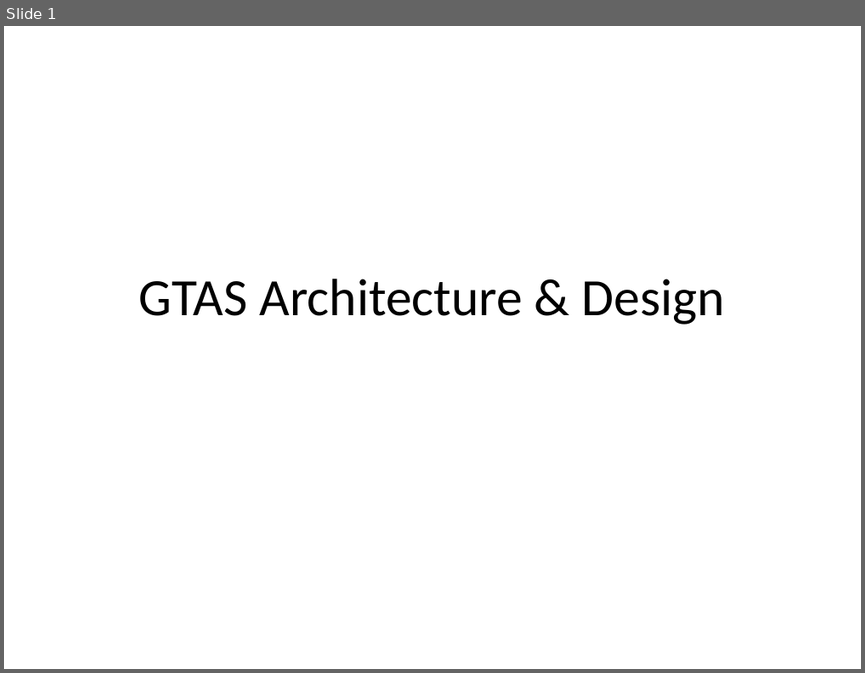
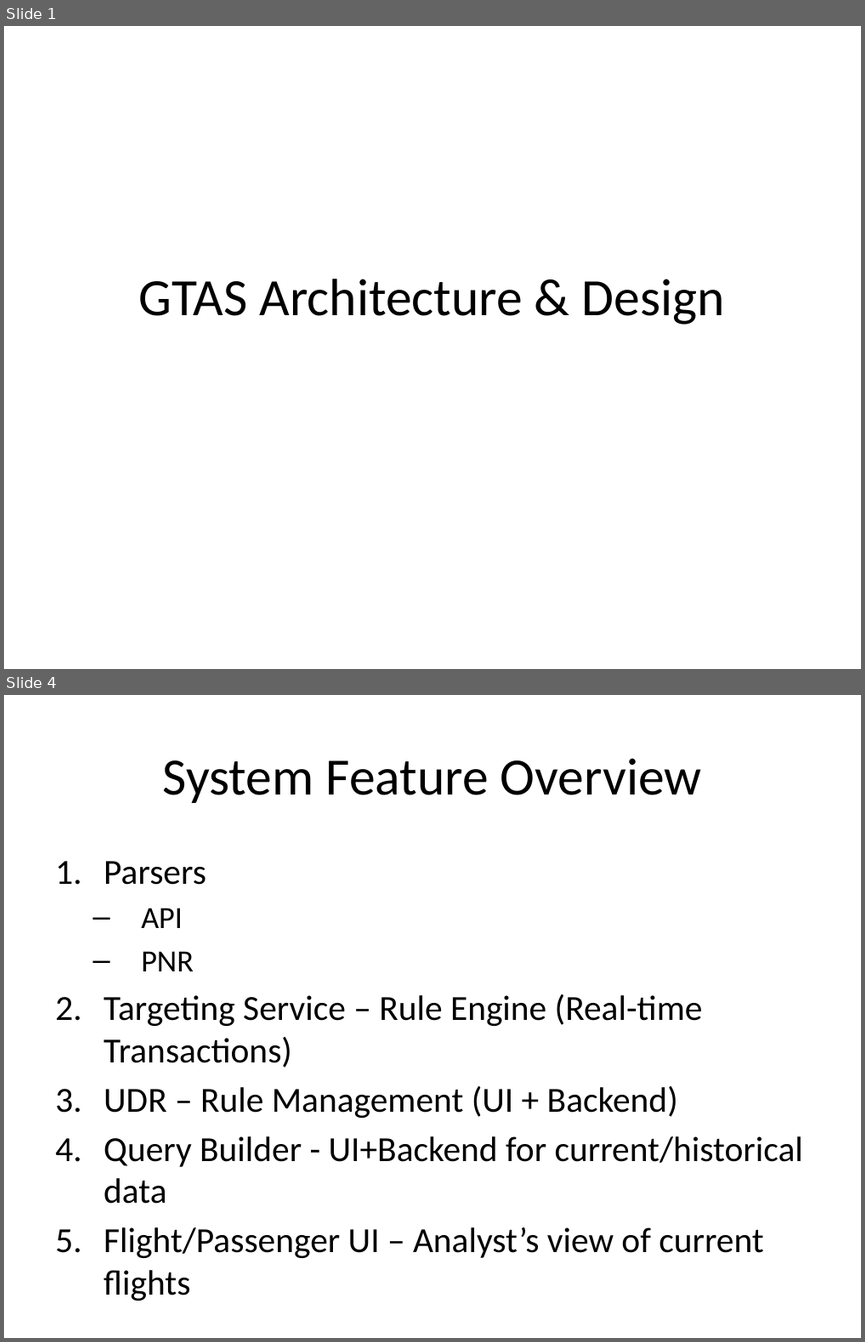
Before and after one commit to seamustuohy/GTAS, a slide deck: doc/GTAS Architecture & Design.pptx. Shown one above the other, each under a label of ours: slide 1 before the commit, slides 1 and 4 after it; the slides between them are not shown. The pictures are 865x673 and 865x1342 pixels, drawn with LibreOffice and Linux fonts; fonts in the diff are those of the drawing. Boxes give left, top, right and bottom in pixels: in the first picture for what was removed or moved away, otherwise in the second. Text is boxed around its words. In the diff, an @@ line names an element or a change of style, - is before the commit and + after.

```diff
--- a/doc/GTAS Architecture & Design.pptx
+++ b/doc/GTAS Architecture & Design.pptx
@@ slide 4 added at (x1=4, y1=695, x2=861, y2=1338), background #FFFFFF @@
@@ title added at (x1=163, y1=758, x2=702, y2=803), 44 pt, text #000000 @@
+System Feature Overview
@@ text added at (x1=103, y1=861, x2=803, y2=1258), 29.6 pt, text #000000 @@
+1. Parsers
+  – API
+  – PNR
+2. Targeting Service – Rule Engine (Real-time Transactions)
+3. UDR – Rule Management (UI + Backend)
+4. Query Builder - UI+Backend for current/historical data
+5. Flight/Passenger UI – Analyst’s view of current flights
```
Also in this commit, not shown: 2 slides changed, 3 other slides added.
